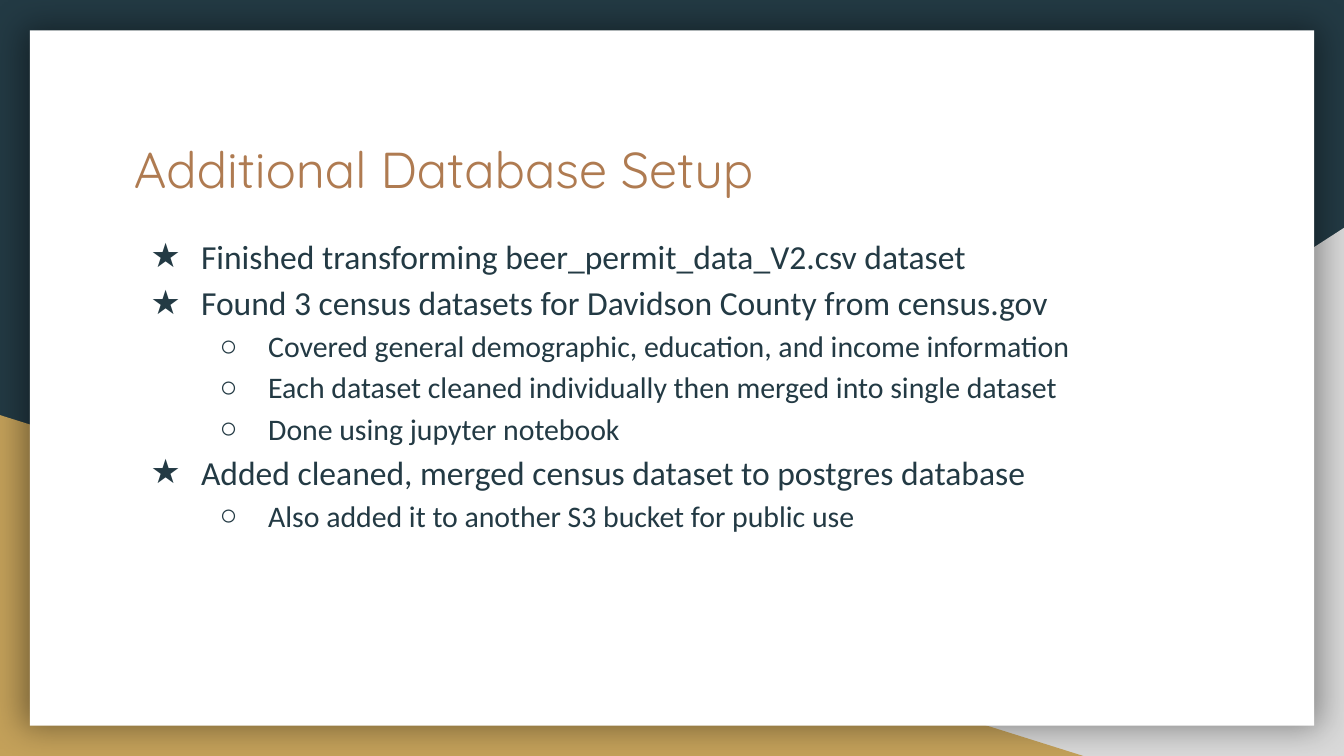
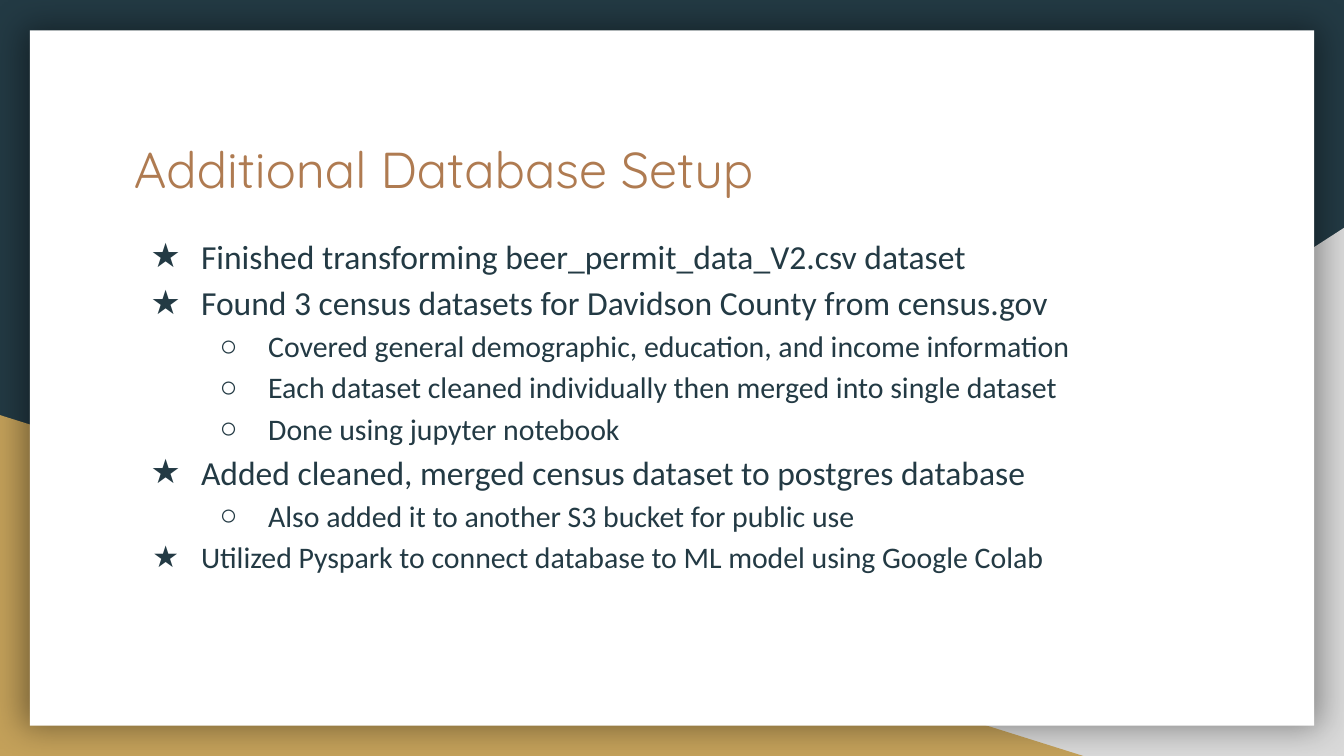
Before and after one commit to HannaKim4673/Beer_Restaurant_Success, a slide deck: slide 15 of Beer Restaurant Success.pptx. Drawn at 1344x756 pixels with LibreOffice and Linux fonts; fonts in the diff are those of the drawing; background and template pictures are left out. Boxes give left, top, right and bottom in pixels: in the first picture for what was removed or moved away, otherwise in the second. Text is boxed around its words. In the diff, an @@ line names an element or a change of style, - is before the commit and + after.

```diff
--- a/Beer Restaurant Success.pptx
+++ b/Beer Restaurant Success.pptx
@@ text at [201, 547, 1043, 573]: paragraph added @@
+★ Utilized Pyspark to connect database to ML model using Google Colab
```
Also in this commit, not shown: 6 other slides changed, 3 slides added.
